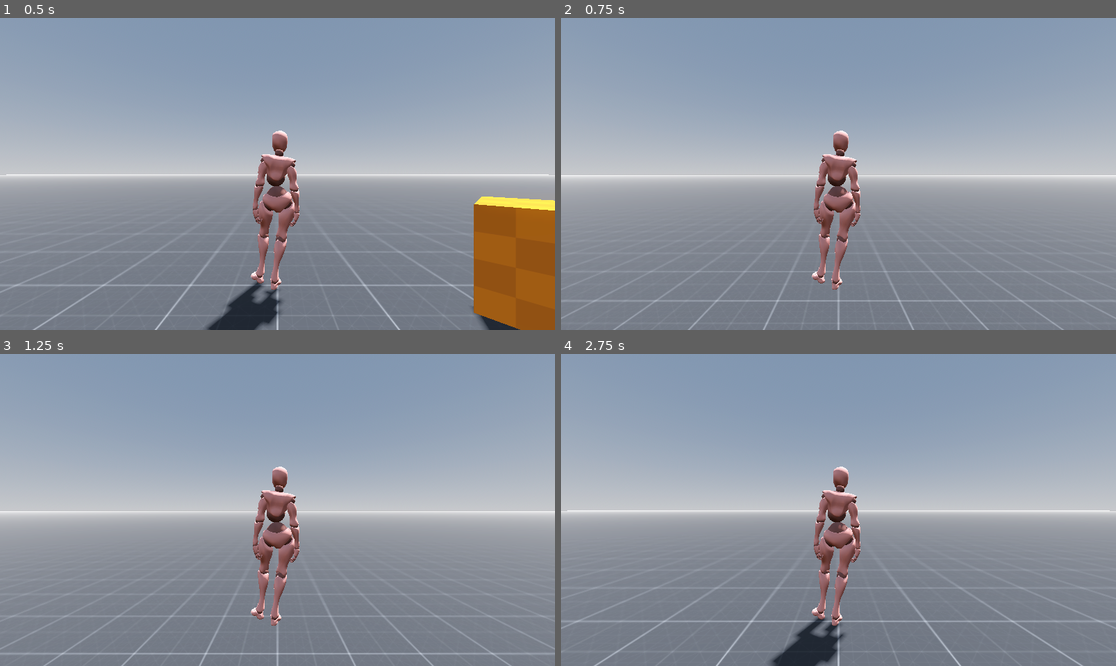
Above: before the commit, frames 1-4 (two rows, left to right).
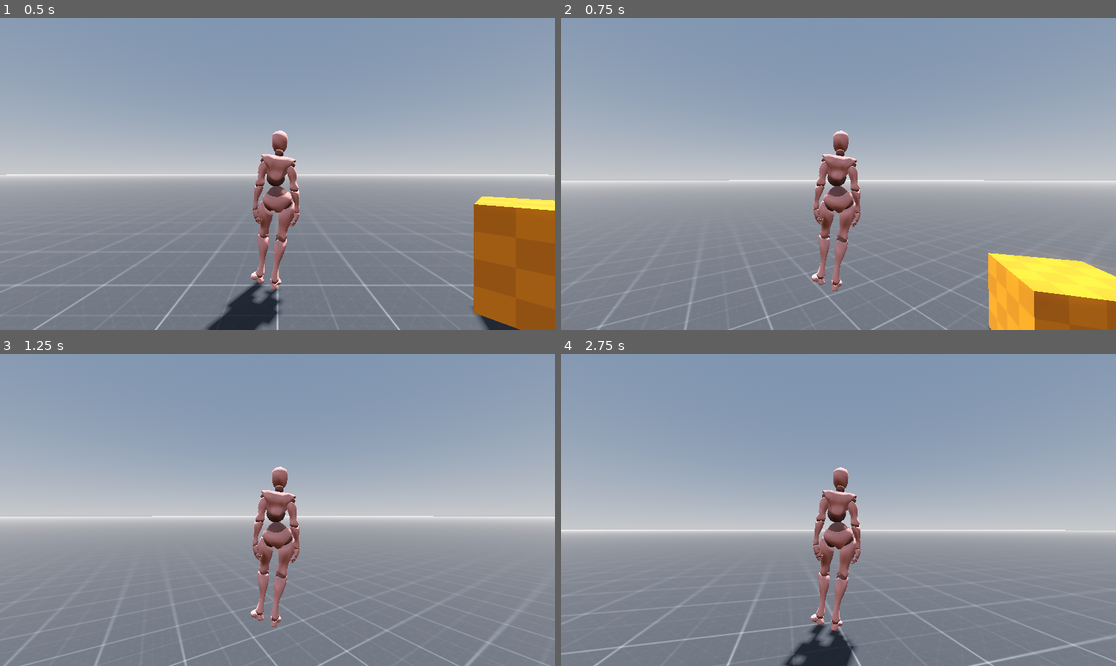
Above: after the commit, the same moments.

Repository: Creative-Media-Technology/Godot-Third-Person-Controller
Game: Godot game, scene res://Scenes/main.tscn
The game is run twice, just before and just after one commit, with the same random seed, the same clock (stepped at 60 frames per second) and the same inputs.
Inputs (mouse positions are in pixels of both pictures, inside the frame that each line leads up to):
- Up to frame 1 (0.5 s): no input
- Up to frame 2 (0.75 s): tap Enter (ui_accept) at 0.5 s; move the mouse to (866, 174) at 0.52 s; hold W (forward) from 0.53 s (still down)
- Up to frame 3 (1.25 s): keep holding W (forward); tap Enter (ui_accept) at 0.77 s
- Up to frame 4 (2.75 s): keep holding W (forward); move the mouse to (810, 510) at 1.27 s; tap Enter (ui_accept) at 1.52 s; move the mouse to (849, 503) at 2.02 s

Frame 1 is identical in both runs. In frame 2, 7.9% of the frame differs, in the area x 0-100%, y 36-100%; in frame 3, 3.1%; in frame 4, 9.2%.

Commit message:
Resolved Mouse Movement error
Note to self: Remember that Godot functions start with an underscore. The mouse movement now works due to a change of function name from input to _input: doh!

Diff:
--- a/Scripts/player.gd
+++ b/Scripts/player.gd
@@ -15,11 +15,11 @@
 	Input.mouse_mode = Input.MOUSE_MODE_CAPTURED  #puts mouse outside the screen
 
 
-func input(event):
+func _input(event):
 	if event is InputEventMouseMotion:
 		print("Mouse Motion: ", event.relative)
 		print("Mouse Sensitivity: ", sens_horizontal, sens_vertical)
-		camera_mount.rotate_y(deg_to_rad(-event.relative.x * sens_horizontal))
+		rotate_y(deg_to_rad(-event.relative.x * sens_horizontal))
 		camera_mount.rotate_x(deg_to_rad(-event.relative.y * sens_vertical))
 
 
